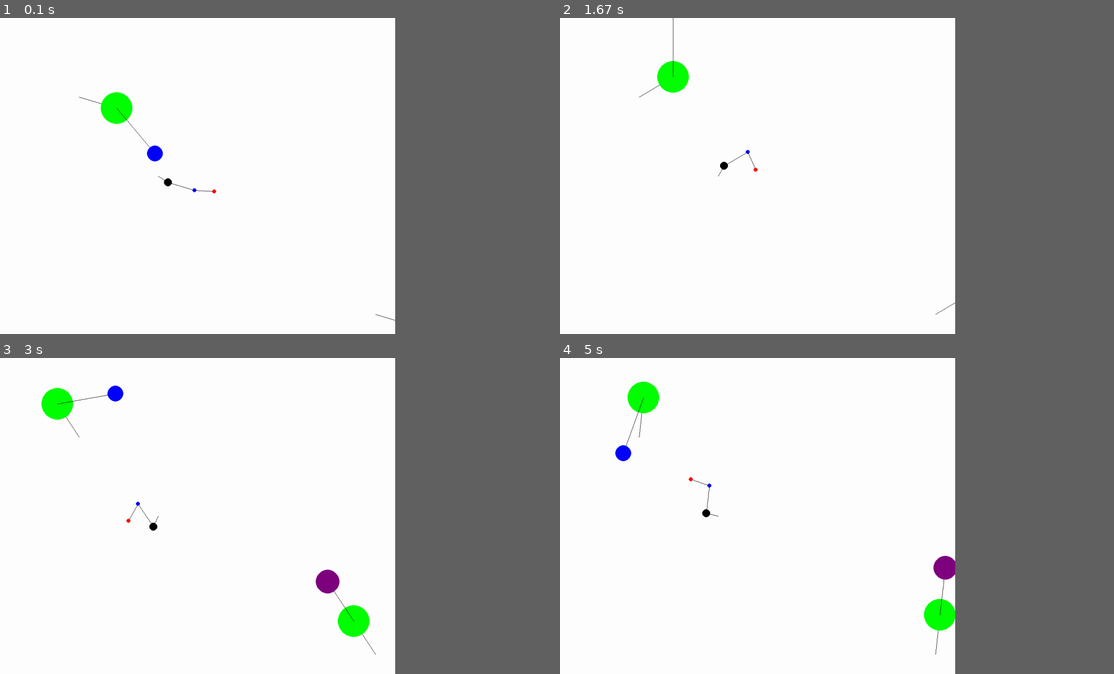
Above: before the commit, frames 1-4 (two rows, left to right).
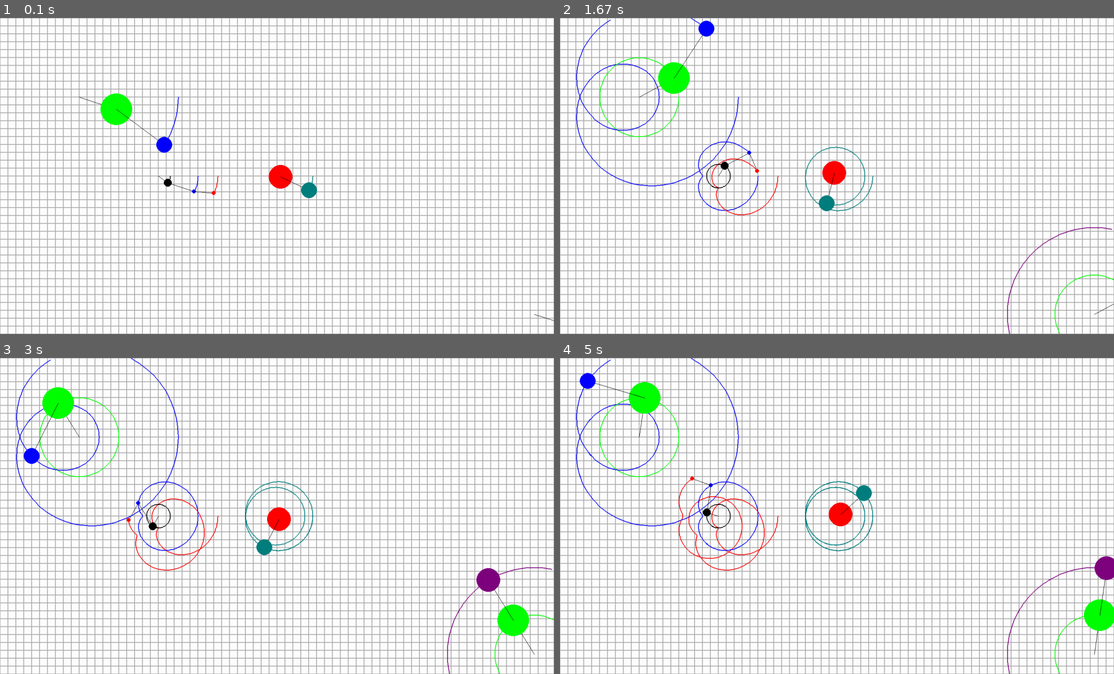
Above: after the commit, the same moments.

Repository: likeinlife/epicycles-simulate
Game: pygame game, started from epicycle/__main__.py
Two runs of this game, one before a commit and one after it. Both use one fixed random seed, a clock stepped at 60 frames per second and the inputs below.
Inputs:
- Up to frame 1 (0.1 s): no input
- Up to frame 2 (1.67 s): no input
- Up to frame 3 (3 s): no input
- Up to frame 4 (5 s): no input
In our replay, the window is 642x514 before the commit and 900x514 after it. These sizes can differ from the game's own. Grey fills any space a smaller window leaves; there, only what the larger window draws over its background counts as a difference.

The runs differ from the first frame. In frame 1, 26% of the frame differs, in the area x 0-100%, y 0-100%; in frame 2, 26%; in frame 3, 28%; in frame 4, 28%.

Commit message:
Add tracers, moved point creation to new file

Diff:
--- a/epicycle/calculate.py
+++ b/epicycle/calculate.py
@@ -44,14 +44,16 @@
         self.color: tuple[int, int, int] = color
         self.connected_points: list[Point] = []
         self.offset = 0
-        self.point = Point2D(0, 0)
+        self.point = self.calculate_next_point_pos()
 
     def calculate_next_point_pos(self):
         x = cos(self.offset) * self.radius + self.center.x
         y = sin(self.offset) * self.radius + self.center.y
         self.__get_new_offset()
-        self.point = Point2D(x, y)
+        point = Point2D(x, y)
+        self.point = point
         self.__calculate_connected_points()
+        return point
 
     def create_connected_point(self, speed: int, radius: int, size: int, color: tuple[int, int, int]) -> Point:
         another_point = Point(self.point, speed, radius, size, color)
--- a/epicycle/config.py
+++ b/epicycle/config.py
@@ -2,18 +2,24 @@
 
 
 class Config:
-    SCREEN_WIDTH = 1000
+    SCREEN_WIDTH = 1400
     SCREEN_HEIGHT = 800
     FPS = 120
+    GRID_SIDE = 20
 
 
 class Colors:
     WHITE = (255, 255, 255)
     BLACK = (0, 0, 0)
+    GRAY = (127, 127, 127)
+    LIGHT_GRAY = (170, 170, 170)
     RED = (255, 0, 0)
     GREEN = (0, 255, 0)
     BLUE = (0, 0, 255)
     MAGENTA = (127, 0, 127)
+    CYAN = (0, 127, 127)
     BACKGROUND = WHITE
+    TRANSPARENT = (255, 255, 255, 0)
+    GRID_COLOR = LIGHT_GRAY
 
     CONNECT_COLOR = BLACK
--- /dev/null
+++ b/epicycle/create_points.py
@@ -0,0 +1,15 @@
+from .config import Colors, Config
+from .calculate import Point, Point2D
+
+point1 = Point(Point2D(400, 400), 200, 30, 10, Colors.BLACK)
+point2 = point1.create_connected_point(100, 70, 5, Colors.BLUE)
+point2.create_connected_point(20, 50, 5, Colors.RED)
+
+point3 = Point(Point2D(200, 200), 100, 100, 40, Colors.GREEN)
+point_4 = point3.create_connected_point(200, 150, 20, Colors.BLUE)
+
+point_low_edge = Point(Point2D(Config.SCREEN_WIDTH - 50, Config.SCREEN_HEIGHT - 50), 100, 100, 40, Colors.GREEN)
+point_low_edge.create_connected_point(100, 120, 30, Colors.MAGENTA)
+
+middle_point = Point(Point2D(Config.SCREEN_WIDTH // 2, Config.SCREEN_HEIGHT // 2), 70, 10, 30, Colors.RED)
+middle_point.create_connected_point(140, 80, 20, Colors.CYAN)
--- a/epicycle/drawer.py
+++ b/epicycle/drawer.py
@@ -3,12 +3,23 @@
 from epicycle.config import Colors, Config
 
 
-def draw_point(point: Point):
-    from .window import screen
+def drawGrid(surface):
+    for x in range(0, Config.SCREEN_WIDTH, Config.GRID_SIDE):
+        for y in range(0, Config.SCREEN_HEIGHT, Config.GRID_SIDE):
+            rect = pg.Rect(x, y, Config.GRID_SIDE, Config.GRID_SIDE)
+            pg.draw.rect(surface, Colors.GRID_COLOR, rect, 1)
+
+
+def draw_point(surface, point: Point, tracers_surface):
+    first_point = point.point.coordinates
+    if validate_coordinates(point.point):
+        pg.draw.circle(surface, Colors.TRANSPARENT, point.point.coordinates, point.size)
     point.calculate_next_point_pos()
-    pg.draw.line(screen, Colors.CONNECT_COLOR, point.point.coordinates, point.center.coordinates)
+    pg.draw.line(surface, Colors.CONNECT_COLOR, point.point.coordinates, point.center.coordinates)
     if validate_coordinates(point.point):
-        pg.draw.circle(screen, point.color, point.point.coordinates, point.size)
+        second_point = point.point.coordinates
+        pg.draw.line(tracers_surface, point.color, first_point, second_point, 2)
+        pg.draw.circle(surface, point.color, point.point.coordinates, point.size)
 
 
 def validate_coordinates(coordinates: Point2D) -> bool:
--- a/epicycle/window.py
+++ b/epicycle/window.py
@@ -1,39 +1,37 @@
 import pygame as pg
+
+from . import create_points
 from .config import Colors, Config
-from .calculate import Point, Point2D, PointCounterMeta
+from .calculate import PointCounterMeta
 from . import drawer
 
 pg.init()
+clock = pg.time.Clock()
 
 screen = pg.display.set_mode((Config.SCREEN_WIDTH, Config.SCREEN_HEIGHT))
 screen.fill(Colors.BACKGROUND)
-clock = pg.time.Clock()
 
-point1 = Point(Point2D(400, 400), 200, 30, 10, Colors.BLACK)
-point2 = point1.create_connected_point(100, 70, 5, Colors.BLUE)
-point2.create_connected_point(20, 50, 5, Colors.RED)
-
-point3 = Point(Point2D(200, 200), 100, 100, 40, Colors.GREEN)
-point_4 = point3.create_connected_point(300, 150, 20, Colors.BLUE)
-
-point_low_edge = Point(Point2D(Config.SCREEN_WIDTH - 50, Config.SCREEN_HEIGHT - 50), 100, 100, 40, Colors.GREEN)
-point_low_edge.create_connected_point(100, 120, 30, Colors.MAGENTA)
-
-print(PointCounterMeta.points_list)
+background = pg.Surface((Config.SCREEN_WIDTH, Config.SCREEN_HEIGHT))
+tracers = pg.Surface((Config.SCREEN_WIDTH, Config.SCREEN_HEIGHT), pg.SRCALPHA)
+foreground = pg.Surface((Config.SCREEN_WIDTH, Config.SCREEN_HEIGHT), pg.SRCALPHA)
 
 
 def event_loop():
     while True:
         pg.display.set_caption(str(clock.get_fps()))
-        screen.fill(Colors.BACKGROUND)
+        background.fill(Colors.TRANSPARENT)
+        foreground.fill(Colors.TRANSPARENT)
+        drawer.drawGrid(background)
+
         for point in PointCounterMeta.points_list:
-            if point == point_4:
-                print(point.point.coordinates)
-            drawer.draw_point(point)
+            drawer.draw_point(foreground, point, tracers)
         for event in pg.event.get():
             if event.type == pg.QUIT:
                 exit()
 
         clock.tick(Config.FPS)
+        background.blit(tracers, (0, 0))
+        background.blit(foreground, (0, 0))
+        screen.blit(background, (0, 0))
 
         pg.display.update()
Not shown, changed: README.md
